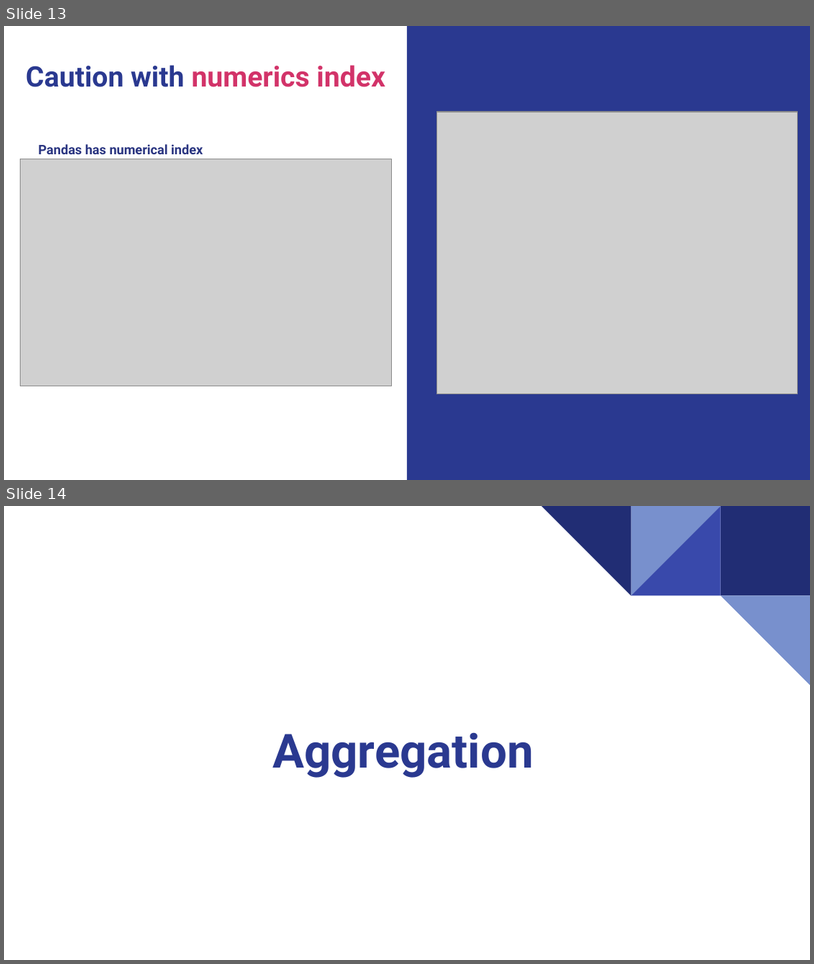
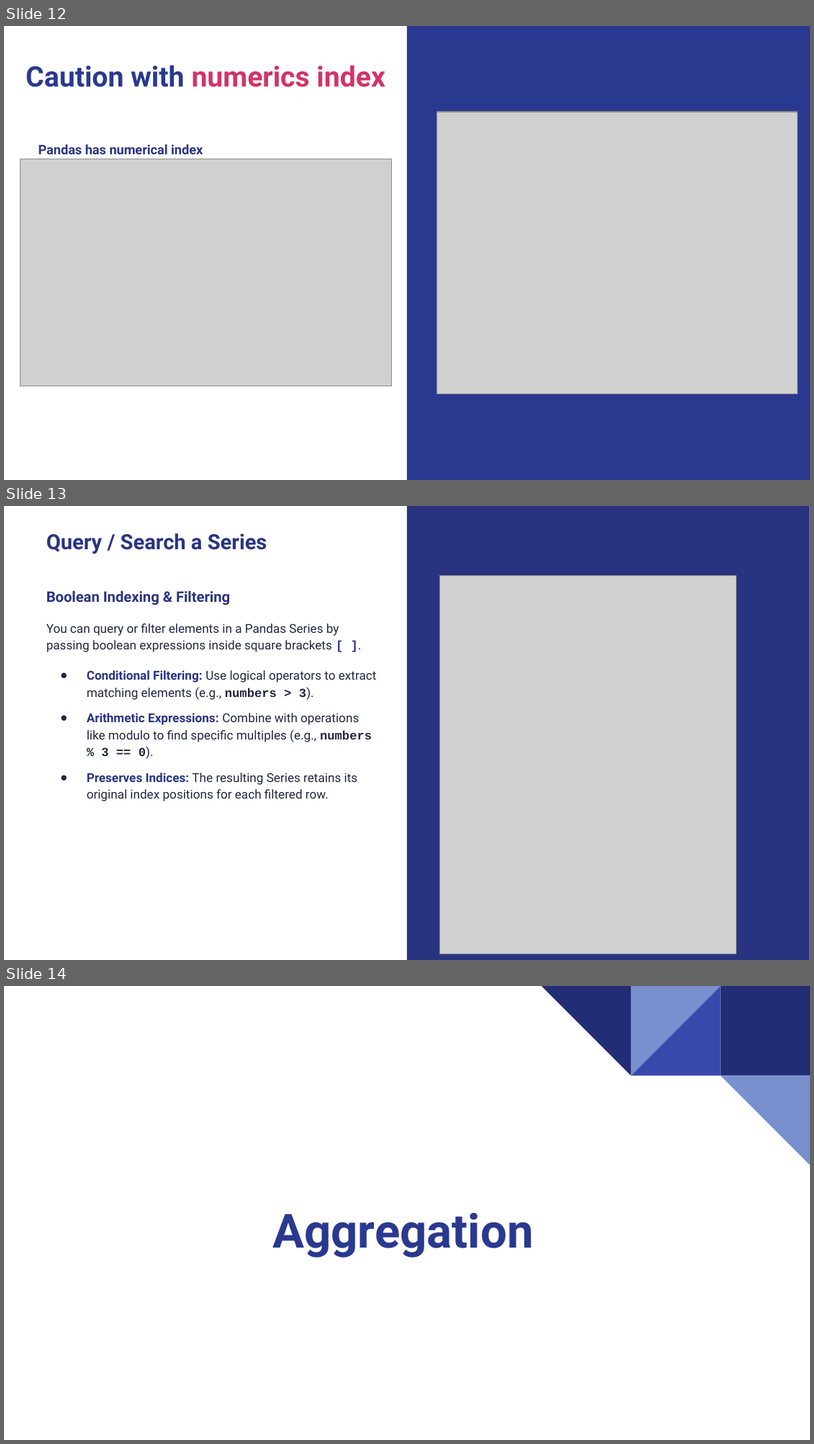
Before and after one commit to wg-training/wg-python-for-data-science-fundamental, a slide deck: slides/13 - Python in Data Science_ Data Manipulation with Pandas.Series.pptx. Shown one above the other, each under a label of ours: slides 13 and 14 before the commit, slides 12, 13 and 14 after it. The pictures are 814x964 and 814x1444 pixels, drawn with LibreOffice and Linux fonts; fonts in the diff are those of the drawing; grey boxes stand for pictures. Boxes give left, top, right and bottom in pixels: in the first picture for what was removed or moved away, otherwise in the second. Text is boxed around its words. In the diff, an @@ line names an element or a change of style, - is before the commit and + after.

```diff
--- a/slides/13 - Python in Data Science_ Data Manipulation with Pandas.Series.pptx
+++ b/slides/13 - Python in Data Science_ Data Manipulation with Pandas.Series.pptx
@@ slide 13 added at [4, 506, 810, 960], background #FFFFFF @@
@@ rectangle added at [407, 506, 810, 959], fill #293480 @@
@@ title added at [46, 533, 268, 554], 18.7 pt, text #293480, bold @@
+Query / Search a Series
@@ text added at [46, 591, 230, 605], 13 pt, text #293480, bold @@
+Boolean Indexing & Filtering
@@ picture added at [440, 575, 736, 954] @@
@@ text added at [46, 623, 377, 801], 11 pt, text #222540 @@
+You can query or filter elements in a Pandas Series by passing boolean expressions inside square brackets [ ].
+● Conditional Filtering: Use logical operators to extract matching elements (e.g., numbers > 3).
+● Arithmetic Expressions: Combine with operations like modulo to find specific multiples (e.g., numbers % 3 == 0).
+● Preserves Indices: The resulting Series retains its original index positions for each filtered row.
@@ what was slide 13 is now slide 12 @@
```
Also in this commit, not shown: 2 slides changed, 1 slide removed, 3 other files.
